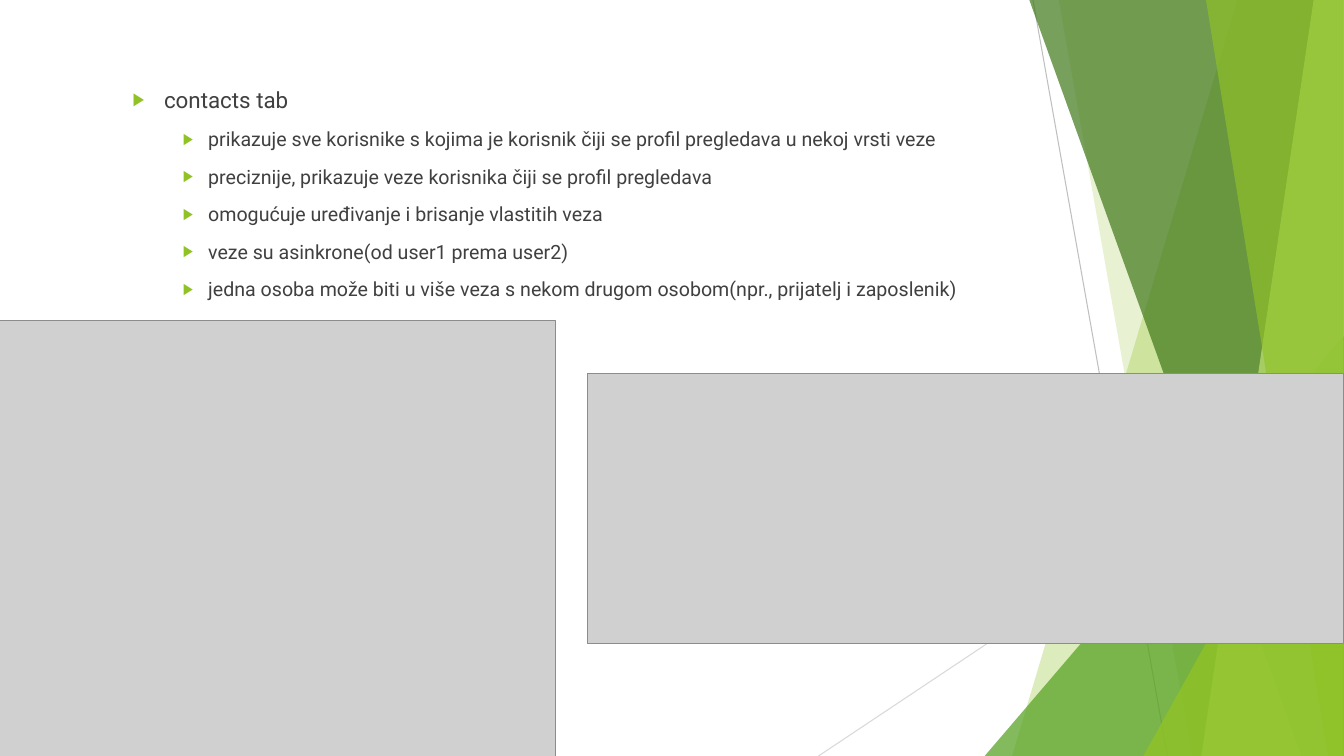
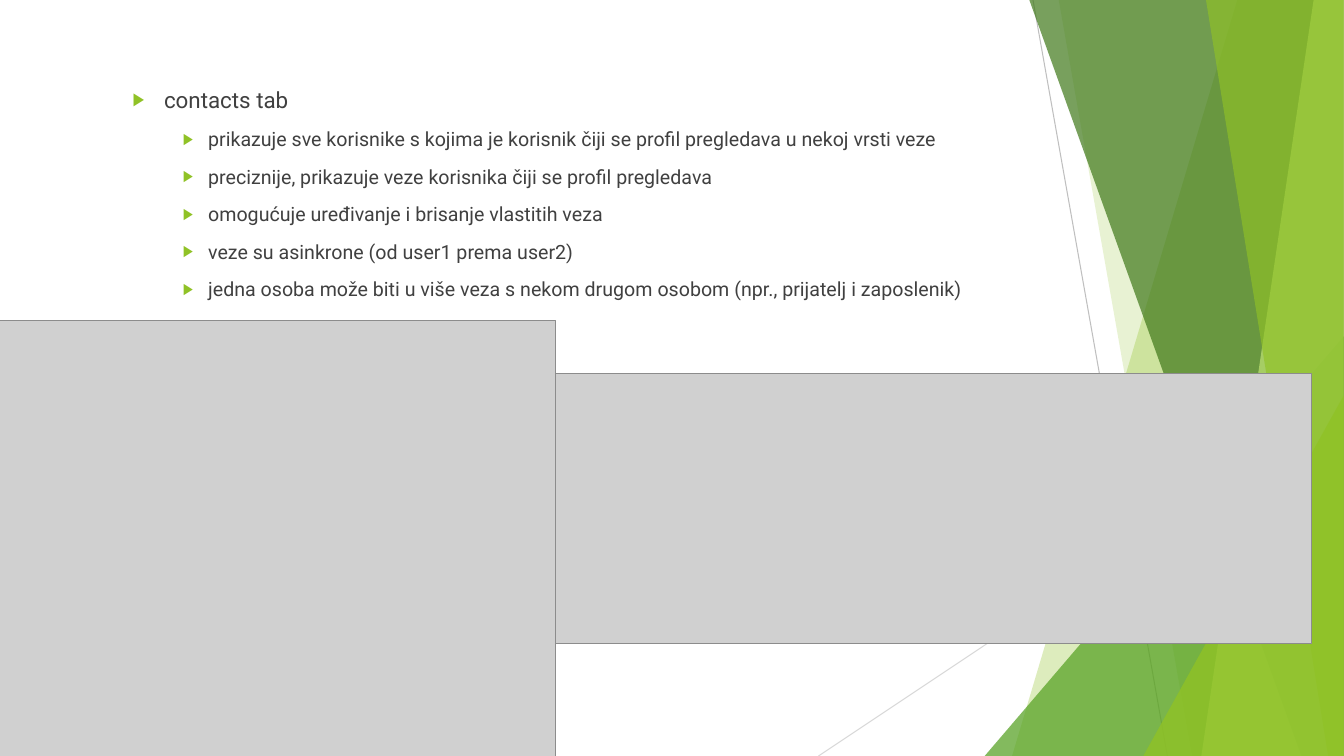
Before and after one commit to kof3r/drustvena_mreza, a slide deck: slide 21 of resursi/management/Bubbles.pptx. Drawn at 1344x756 pixels with LibreOffice and Linux fonts; fonts in the diff are those of the drawing; grey boxes stand for pictures. Boxes give left, top, right and bottom in pixels: in the first picture for what was removed or moved away, otherwise in the second. Text is boxed around its words. In the diff, an @@ line names an element or a change of style, - is before the commit and + after.

```diff
--- a/resursi/management/Bubbles.pptx
+++ b/resursi/management/Bubbles.pptx
@@ text at box(208, 243, 961, 300): spaces changed @@
-    ▶ veze su asinkrone(od user1 prema user2)
-    ▶ jedna osoba može biti u više veza s nekom drugom osobom(npr., prijatelj i zaposlenik)
+    ▶ veze su asinkrone (od user1 prema user2)
+    ▶ jedna osoba može biti u više veza s nekom drugom osobom (npr., prijatelj i zaposlenik)
@@ picture: place and size @@
-picture at box(588, 374, 1344, 644)
+picture at box(556, 374, 1312, 644)
```
Also in this commit, not shown: 13 other slides changed, 4 slides added, 32 other files.
